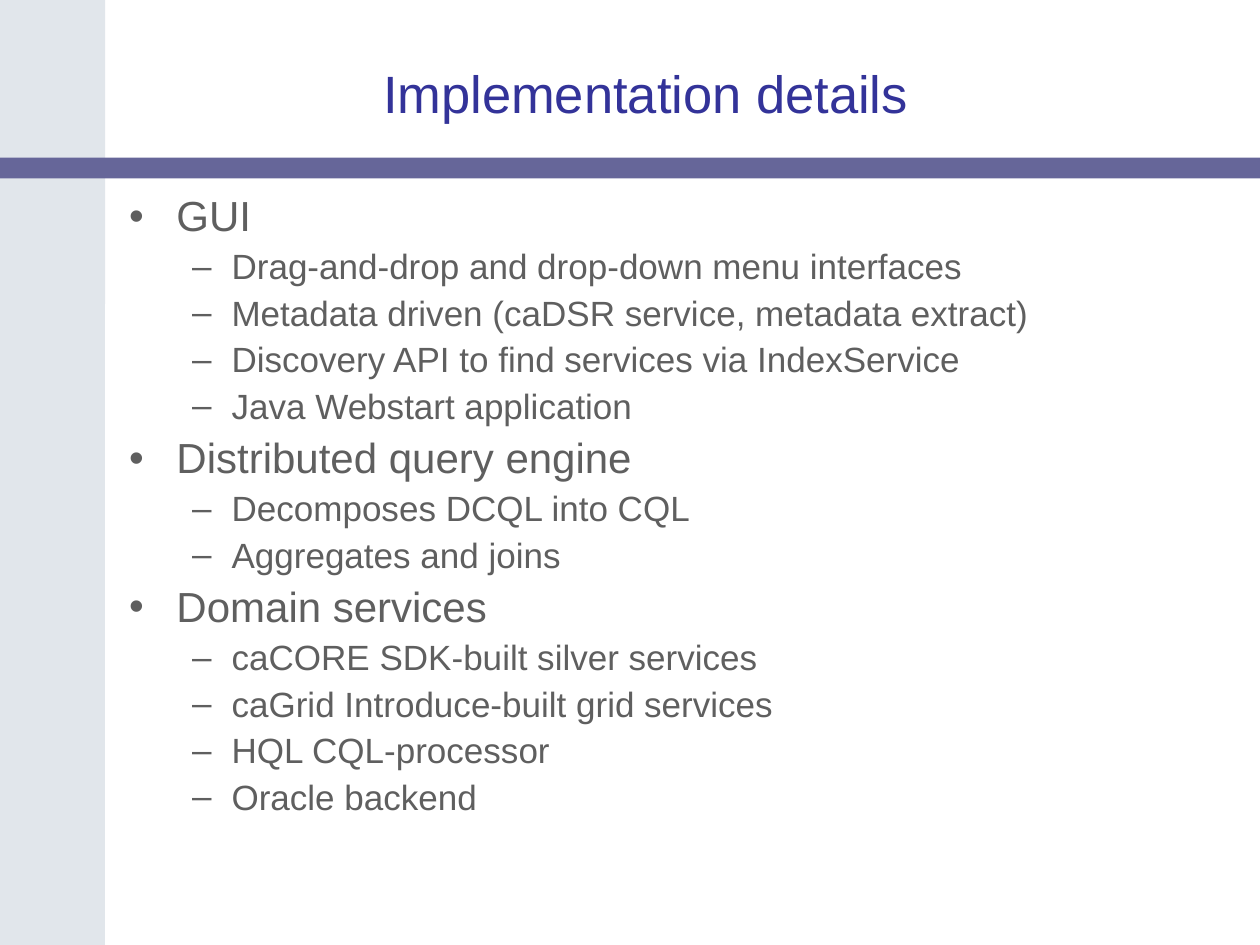
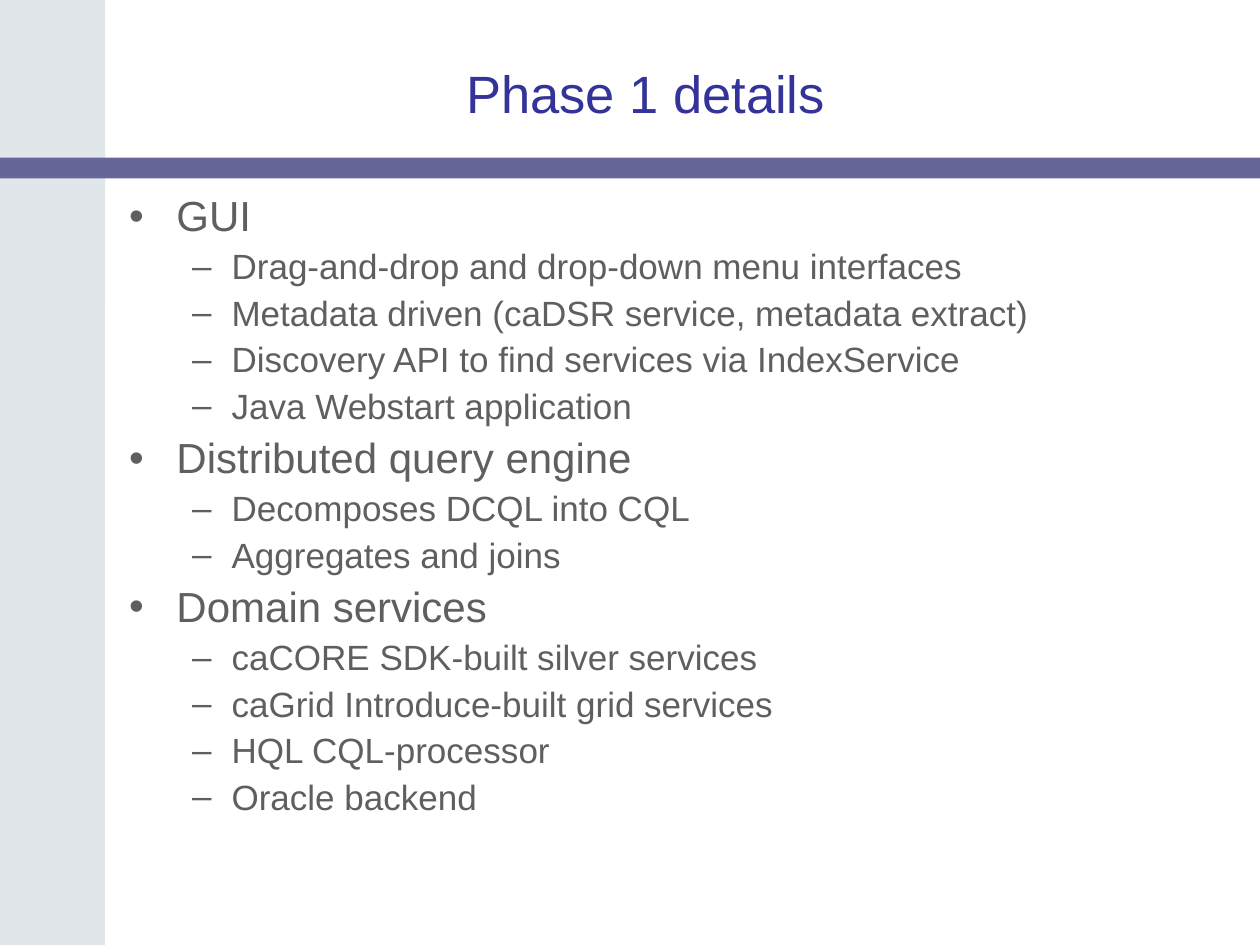
Before and after one commit to NCIP/catrip, a slide deck: slide 6 of catrip/documentation/presentations/silver_review_2006_12_08/catrip_silver_review.ppt (slide 17 before the commit). Drawn at 1260x945 pixels with LibreOffice and Linux fonts; fonts in the diff are those of the drawing; background and template pictures are left out. Boxes give left, top, right and bottom in pixels: in the first picture for what was removed or moved away, otherwise in the second. Text is boxed around its words. In the diff, an @@ line names an element or a change of style, - is before the commit and + after.

```diff
--- a/catrip/documentation/presentations/silver_review_2006_12_08/catrip_silver_review.ppt
+++ b/catrip/documentation/presentations/silver_review_2006_12_08/catrip_silver_review.ppt
@@ title at bbox=[466, 75, 825, 114]: text changed @@
-Implementation details
+Phase 1 details
```
Also in this commit, not shown: 5 other slides changed, 21 slides added, 16 slides removed.
